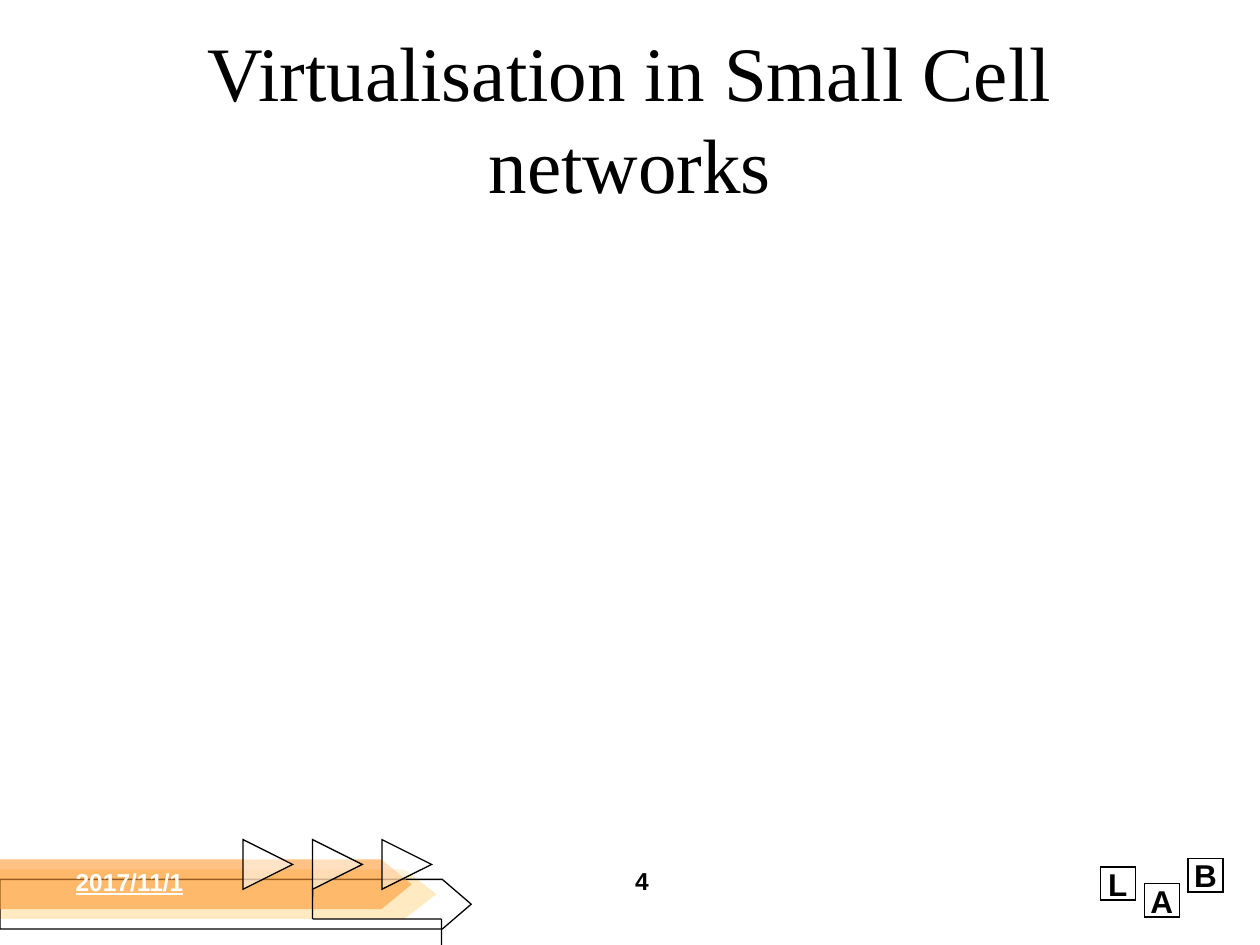
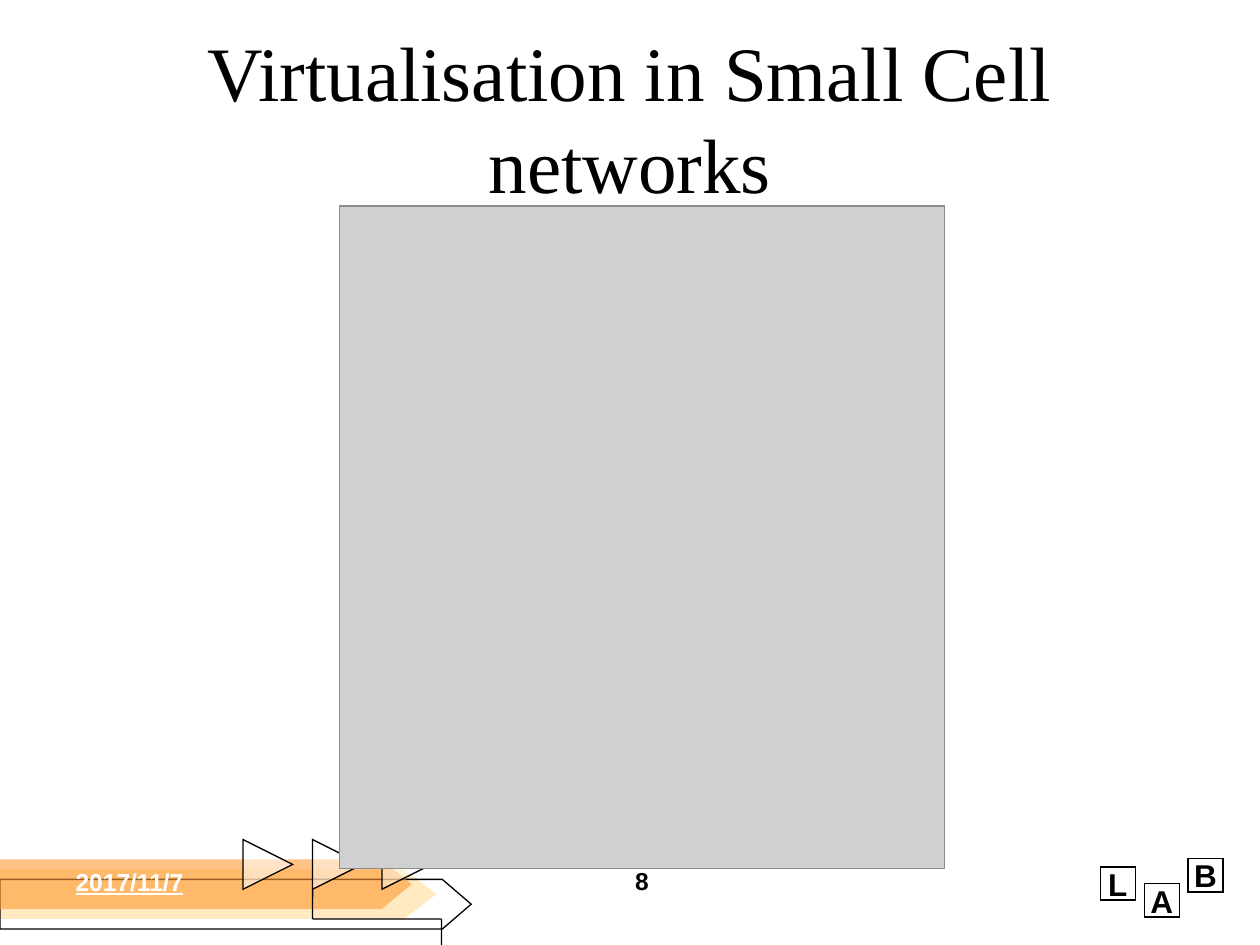
Before and after one commit to d26000523/ciis, a slide deck: slide 8 of homework/1109.pptx (slide 4 before the commit). Drawn at 1260x945 pixels with LibreOffice and Linux fonts; fonts in the diff are those of the drawing; grey boxes stand for pictures; background and template pictures are left out. Boxes give left, top, right and bottom in pixels: in the first picture for what was removed or moved away, otherwise in the second. Text is boxed around its words. In the diff, an @@ line names an element or a change of style, - is before the commit and + after.

```diff
--- a/homework/1109.pptx
+++ b/homework/1109.pptx
@@ picture added at bbox=[339, 207, 944, 869] @@
@@ text at bbox=[76, 873, 184, 895]: text changed @@
-2017/11/1
+2017/11/7
@@ page number at bbox=[635, 873, 649, 891]: text changed @@
-4
+8
```
Also in this commit, not shown: 3 other slides changed, 16 slides added.
